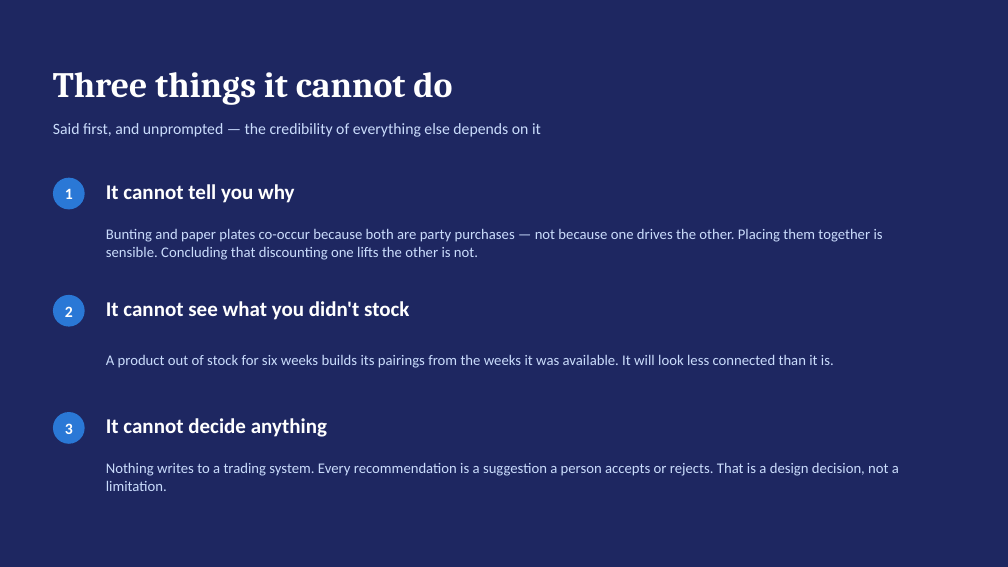
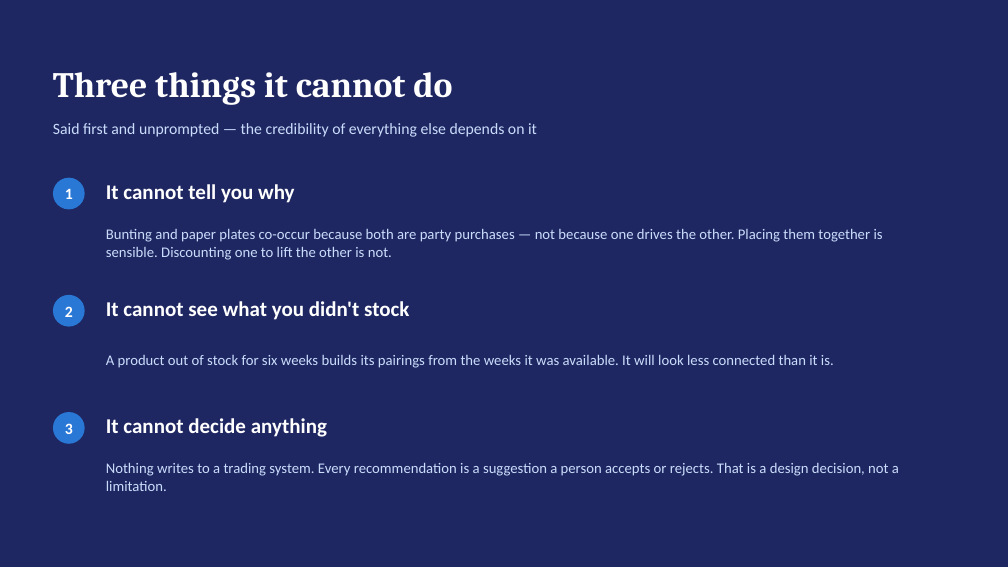
Before and after one commit to Kenchch/retail-ai-pipeline, a slide deck: slide 5 of workshop/ai_literacy_workshop.pptx (slide 8 before the commit). Drawn at 1008x567 pixels with LibreOffice and Linux fonts; fonts in the diff are those of the drawing. Boxes give left, top, right and bottom in pixels: in the first picture for what was removed or moved away, otherwise in the second. Text is boxed around its words. In the diff, an @@ line names an element or a change of style, - is before the commit and + after.

Commit message:
Retail ETL pipeline with data quality gate, product recommendations and adoption metrics
Ingests retail invoice lines, quarantines rows failing nine data-quality rules, and publishes a sales star schema plus a frequently-bought-together table ranked by lift with a TF-IDF fallback over product descriptions. Adoption is measured from usage telemetry and written out with every run. Runs nightly through Airflow; all thresholds and the team roster live in config.yaml.

```diff
--- a/workshop/ai_literacy_workshop.pptx
+++ b/workshop/ai_literacy_workshop.pptx
@@ text at [53, 123, 537, 137]: text changed @@
-Said first, and unprompted — the credibility of everything else depends on it
+Said first and unprompted — the credibility of everything else depends on it
@@ text at [106, 229, 883, 260]: text changed @@
-Bunting and paper plates co-occur because both are party purchases — not because one drives the other. Placing them together is sensible. Concluding that discounting one lifts the other is not.
+Bunting and paper plates co-occur because both are party purchases — not because one drives the other. Placing them together is sensible. Discounting one to lift the other is not.
```
Also in this commit, not shown: 5 other slides changed, 4 slides removed, 50 other files.
